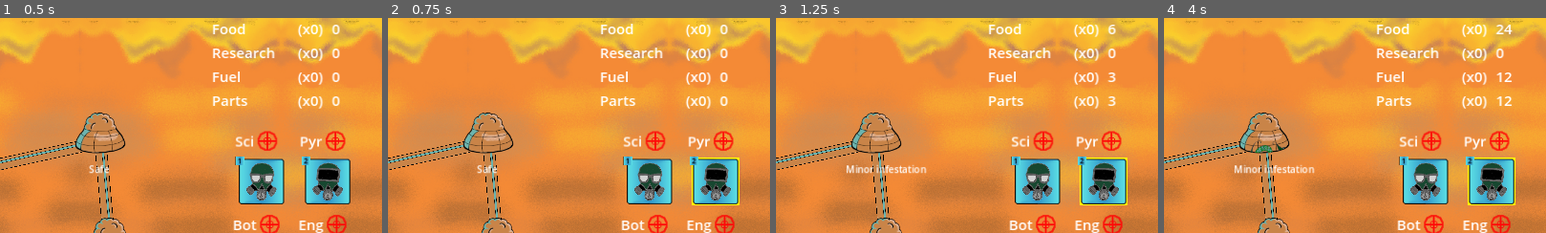
Above: before the commit, frames 1-4 (left to right).
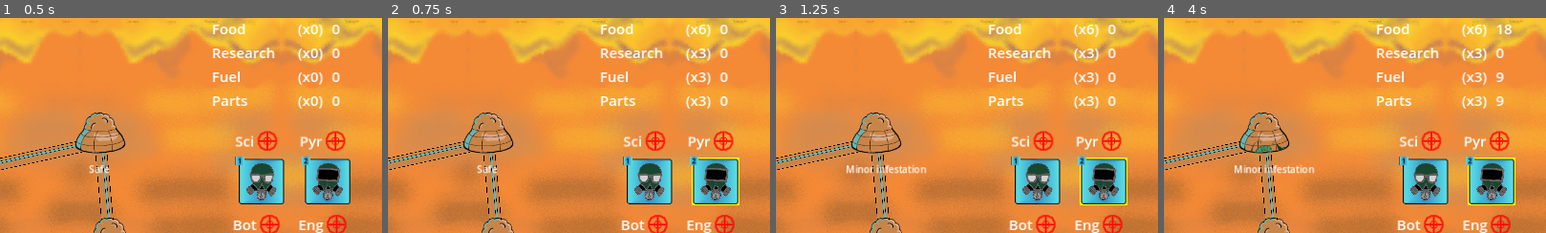
Above: after the commit, the same moments.

Repository: Aveli-games/contra-tentacula
Game: Godot game, scene res://main.tscn
Same seed, same stepped clock (60 frames per second), same inputs: the game is played once before the commit and once after it.
Inputs (mouse positions are % of the whole screen's width and height, from its top left):
- Up to frame 1 (0.5 s): no input
- Up to frame 2 (0.75 s): move the mouse to (10, 27) at 0.52 s; hold E (Fight) from 0.53 s (still down); click (10, 27) at 0.67 s
- Up to frame 3 (1.25 s): keep holding E (Fight)
- Up to frame 4 (4 s): move the mouse to (27, 40) at 1.27 s; release E (Fight) at 1.28 s; tap Q (Move) at 1.35 s; click (27, 40) at 1.42 s; move the mouse to (29, 22) at 2.02 s; hold W (Special) 2.03-2.78 s; click (29, 22) at 2.17 s; move the mouse to (14, 47) at 2.77 s; tap 1 (Squad1) at 2.85 s; click (14, 47) at 2.92 s; tap Enter at 3.5 s; move the mouse to (33, 60) at 3.52 s; hold 2 (Squad2) from 3.53 s (still down); click (33, 60) at 3.67 s
The pictures show only the part of the screen within x 50-100%, y 0-50%; the shares and areas given below are measured in that part.

Frame 1 is identical in both runs. In frame 2, 0.2% of the frame differs, in the area x 81-84%, y 3-41%; in frame 3, 0.3%; in frame 4, 0.5%, in the area x 81-92%, y 3-41%.

Commit message:
Workaround until game start management exists

Diff:
--- a/dome.gd
+++ b/dome.gd
@@ -25,6 +25,9 @@
 var producing: bool = false
 
 func _ready():
+	# Await timer as quick workaround to domes loading and singalling before game board is ready
+	await get_tree().create_timer(.5).timeout
+	_check_infestation()
 	$ResourceGenerationTimer.start(1) # TODO: Have timer start on game start, not dome spawn
 	%PopupInfestation.value = 0
 
